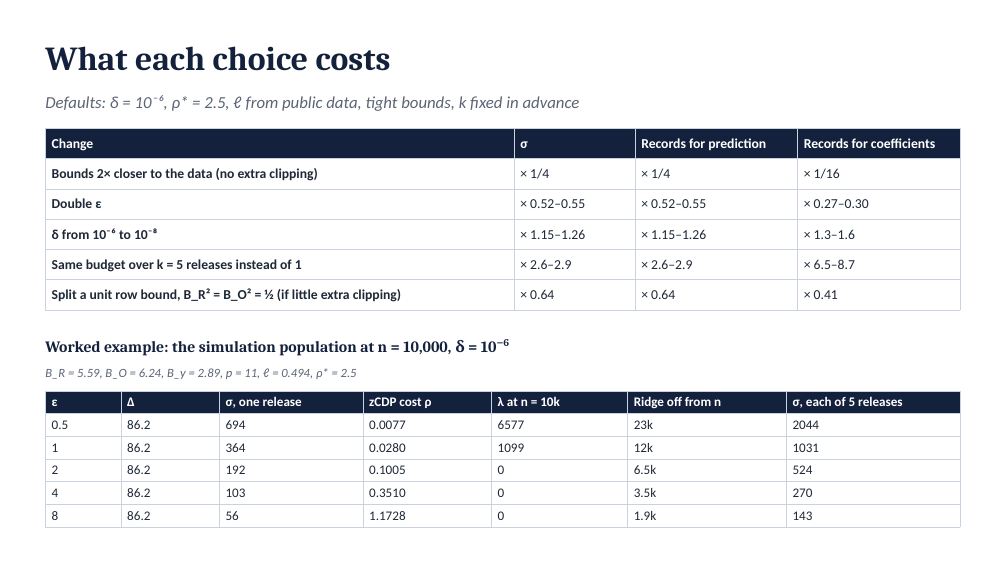
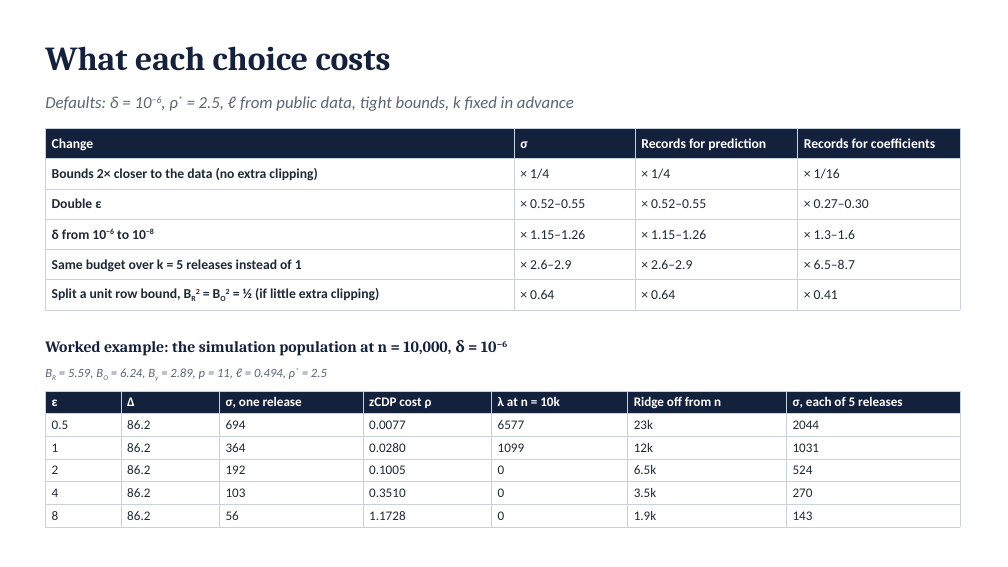
Before and after one commit to shukabh/VerticalFederatedRegression, a slide deck: slide 32 of slides/vfl_scenarioB_deck.pptx. Drawn at 1008x567 pixels with LibreOffice and Linux fonts; fonts in the diff are those of the drawing. Boxes give left, top, right and bottom in pixels: in the first picture for what was removed or moved away, otherwise in the second. Text is boxed around its words. In the diff, an @@ line names an element or a change of style, - is before the commit and + after.

```diff
--- a/slides/vfl_scenarioB_deck.pptx
+++ b/slides/vfl_scenarioB_deck.pptx
@@ text at box(45, 96, 574, 111): text changed @@
-Defaults: δ = 10⁻⁶, ρ* = 2.5, ℓ from public data, tight bounds, k fixed in advance
+Defaults: δ = 10−6, ρ* = 2.5, ℓ from public data, tight bounds, k fixed in advance
@@ table at box(45, 129, 960, 384) @@
-row 4, column 1: δ from 10⁻⁶ to 10⁻⁸
+row 4, column 1: δ from 10−6 to 10−8
-row 6, column 1: Split a unit row bound, B_R² = B_O² = ½ (if little extra clipping)
+row 6, column 1: Split a unit row bound, BR2 = BO2 = ½ (if little extra clipping)
@@ text at box(45, 340, 507, 356): text changed @@
-Worked example: the simulation population at n = 10,000, δ = 10⁻⁶
+Worked example: the simulation population at n = 10,000, δ = 10−6
@@ text at box(68, 368, 327, 379): text changed @@
-B_R = 5.59, B_O = 6.24, B_y = 2.89, p = 11, ℓ = 0.494, ρ* = 2.5
+BR = 5.59, BO = 6.24, By = 2.89, p = 11, ℓ = 0.494, ρ* = 2.5
```
Also in this commit, not shown: 25 other slides changed, 21 other files.
